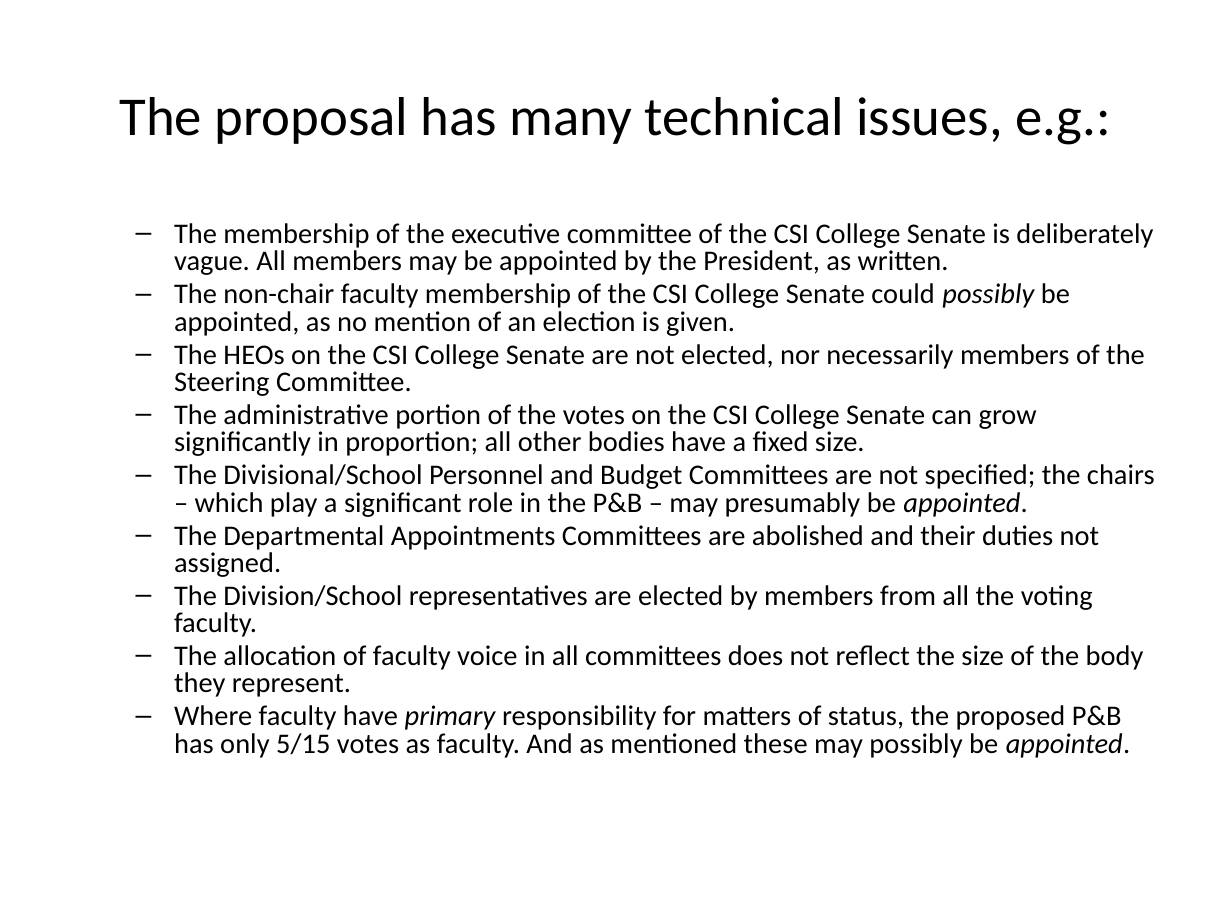
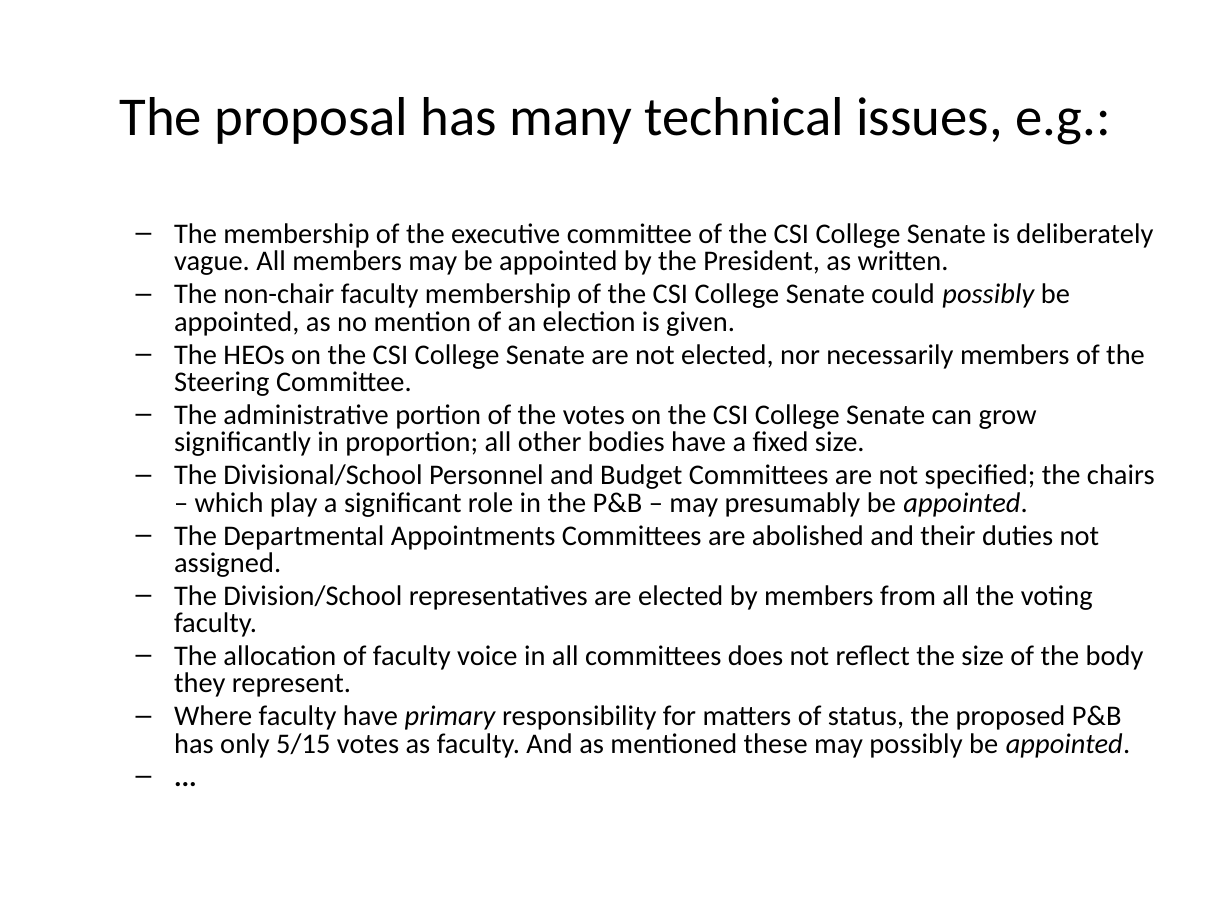
Before and after one commit to csi-covid19/csi-covid19.github.io, a slide deck: slide 13 of CCFS/Mar-SpecialMeeting/Proposed-changes.pptx. Drawn at 1232x924 pixels with LibreOffice and Linux fonts; fonts in the diff are those of the drawing. Boxes give left, top, right and bottom in pixels: in the first picture for what was removed or moved away, otherwise in the second. Text is boxed around its words. In the diff, an @@ line names an element or a change of style, - is before the commit and + after.

```diff
--- a/CCFS/Mar-SpecialMeeting/Proposed-changes.pptx
+++ b/CCFS/Mar-SpecialMeeting/Proposed-changes.pptx
@@ text at bbox=[174, 223, 1155, 758]: paragraph added @@
+  – ...
```
Also in this commit, not shown: 10 other slides changed, 1 slide added.
